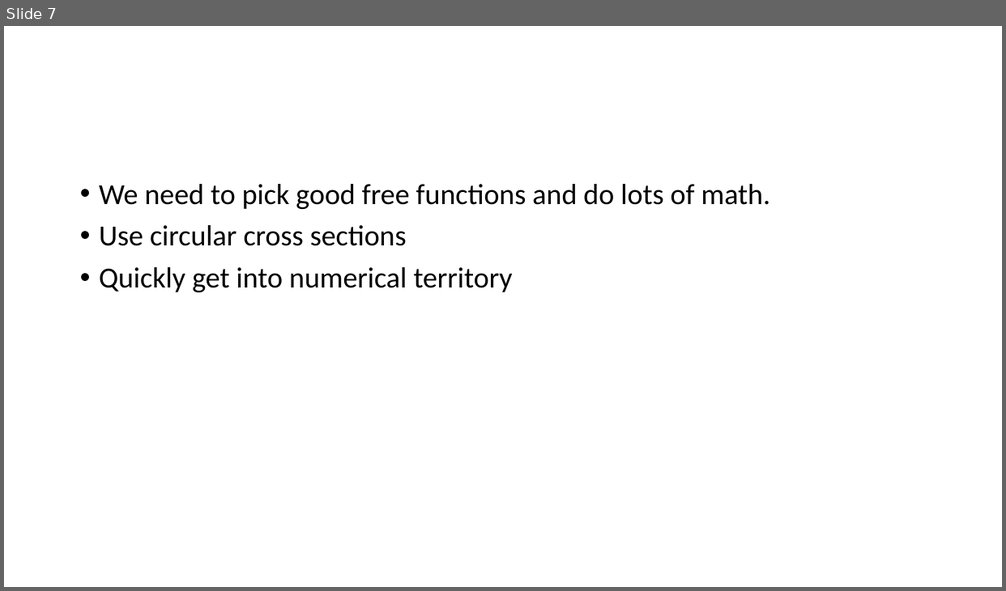
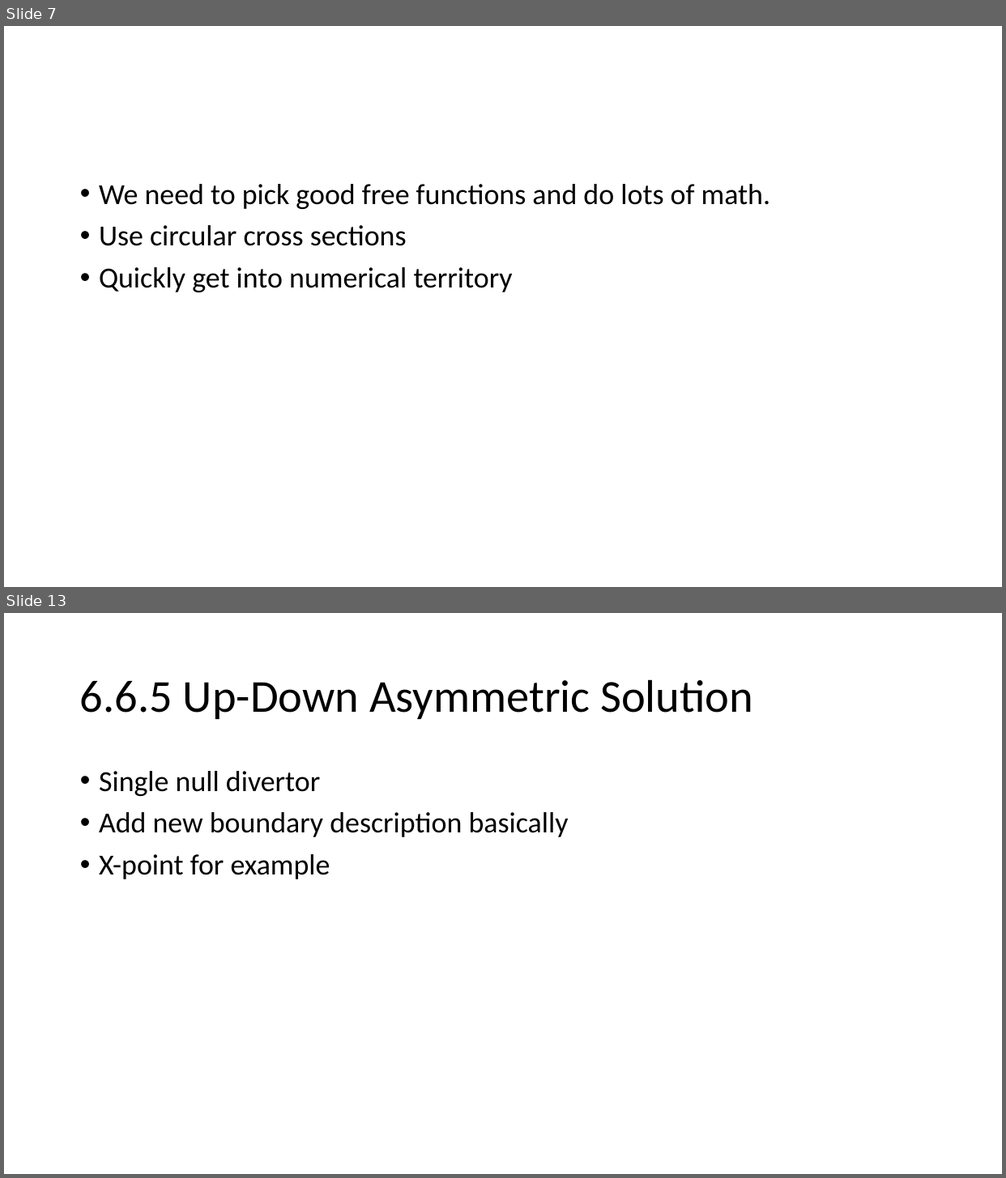
Before and after one commit to bartlettnbb2/academia, a slide deck: Presentations/IdealMHD_ch6.pptx. Shown one above the other, each under a label of ours: slide 7 before the commit, slides 7 and 13 after it; the slides between them are not shown. The pictures are 1006x591 and 1006x1178 pixels, drawn with LibreOffice and Linux fonts; fonts in the diff are those of the drawing; grey boxes stand for pictures. Boxes give left, top, right and bottom in pixels: in the first picture for what was removed or moved away, otherwise in the second. Text is boxed around its words. In the diff, an @@ line names an element or a change of style, - is before the commit and + after.

```diff
--- a/Presentations/IdealMHD_ch6.pptx
+++ b/Presentations/IdealMHD_ch6.pptx
@@ slide 13 added at box(4, 613, 1002, 1174), background #FFFFFF @@
@@ title added at box(80, 679, 753, 719), 44 pt, text #000000 @@
+6.6.5 Up-Down Asymmetric Solution
@@ text added at box(99, 771, 569, 879), 28 pt, text #000000 @@
+• Single null divertor
+• Add new boundary description basically
+• X-point for example
```
Also in this commit, not shown: 1 slide changed, 10 other slides added, 1 other file.
